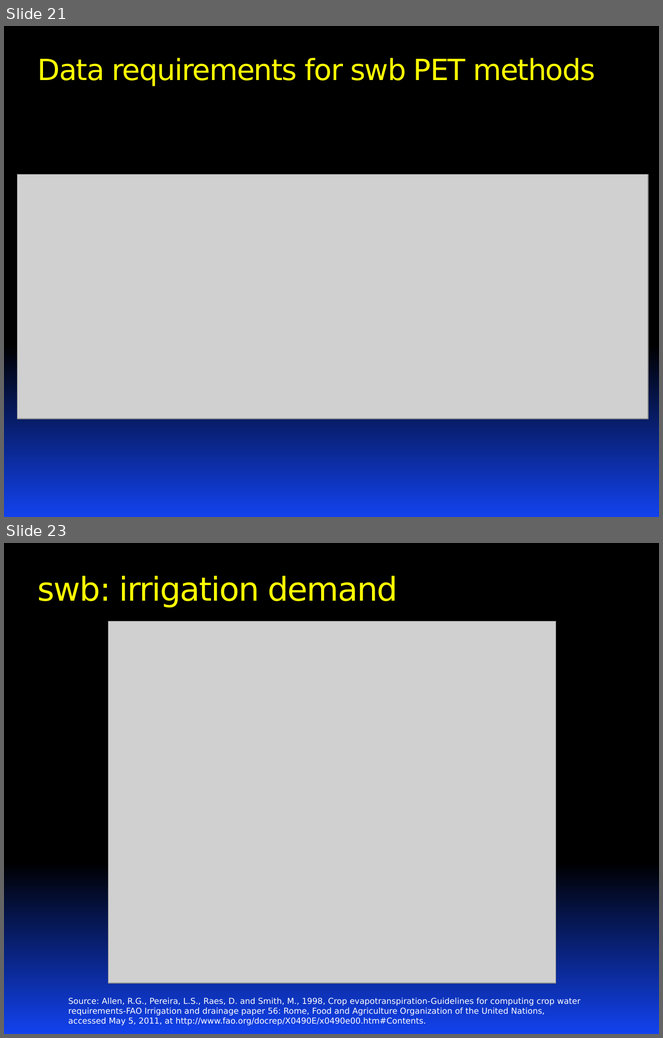
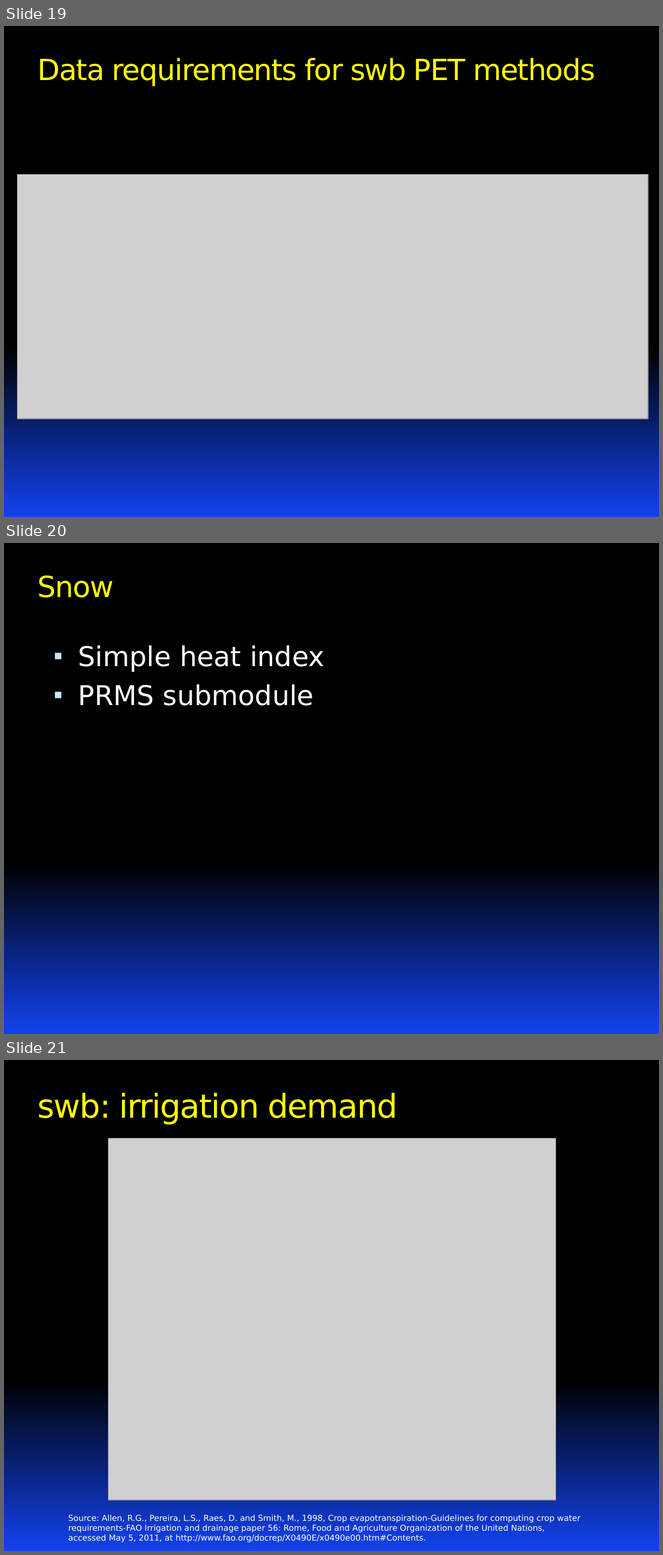
Before and after one commit to smwesten-usgs/swb, a slide deck: presentations/SWB_02__Theory-Thornthwaite-mechanisms.pptx. Shown one above the other, each under a label of ours: slides 21 and 23 before the commit, slides 19, 20 and 21 after it; the slides between them are not shown. The pictures are 663x1038 and 663x1555 pixels, drawn with LibreOffice and Linux fonts; fonts in the diff are those of the drawing; grey boxes stand for pictures. Boxes give left, top, right and bottom in pixels: in the first picture for what was removed or moved away, otherwise in the second. Text is boxed around its words. In the diff, an @@ line names an element or a change of style, - is before the commit and + after.

```diff
--- a/presentations/SWB_02__Theory-Thornthwaite-mechanisms.pptx
+++ b/presentations/SWB_02__Theory-Thornthwaite-mechanisms.pptx
@@ slide 20 added at <box>4,543,659,1034</box>, background gradient #000000 to #1442EE @@
@@ title added at <box>38,575,114,598</box>, 32 pt, text #FFFF00 @@
+Snow
@@ text added at <box>78,645,324,706</box>, 30 pt, text #FFFFFF @@
+▪ Simple heat index
+▪ PRMS submodule
@@ what was slide 21 is now slide 19 @@
@@ what was slide 23 is now slide 21 @@
```
Also in this commit, not shown: 1 slide removed.
